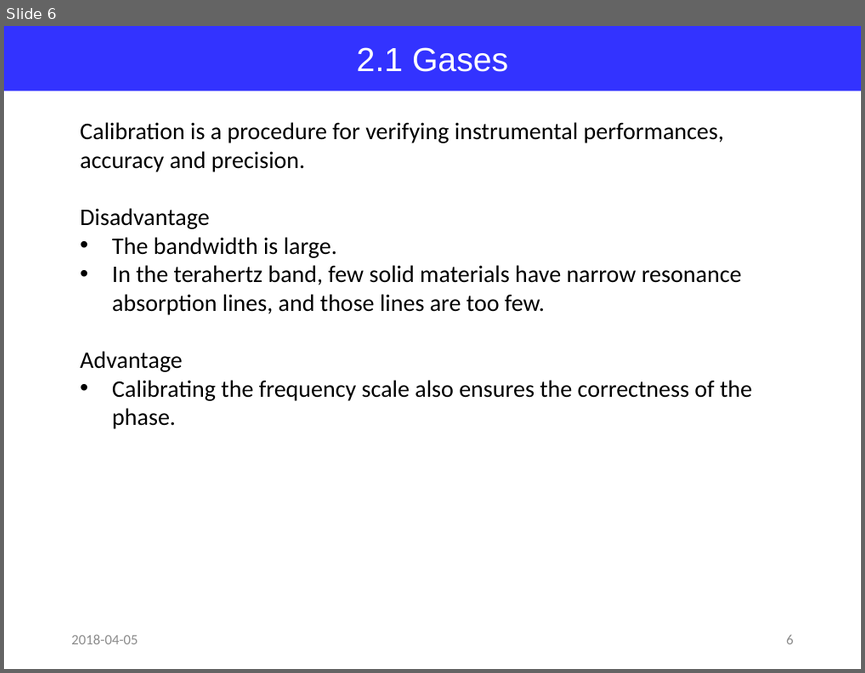
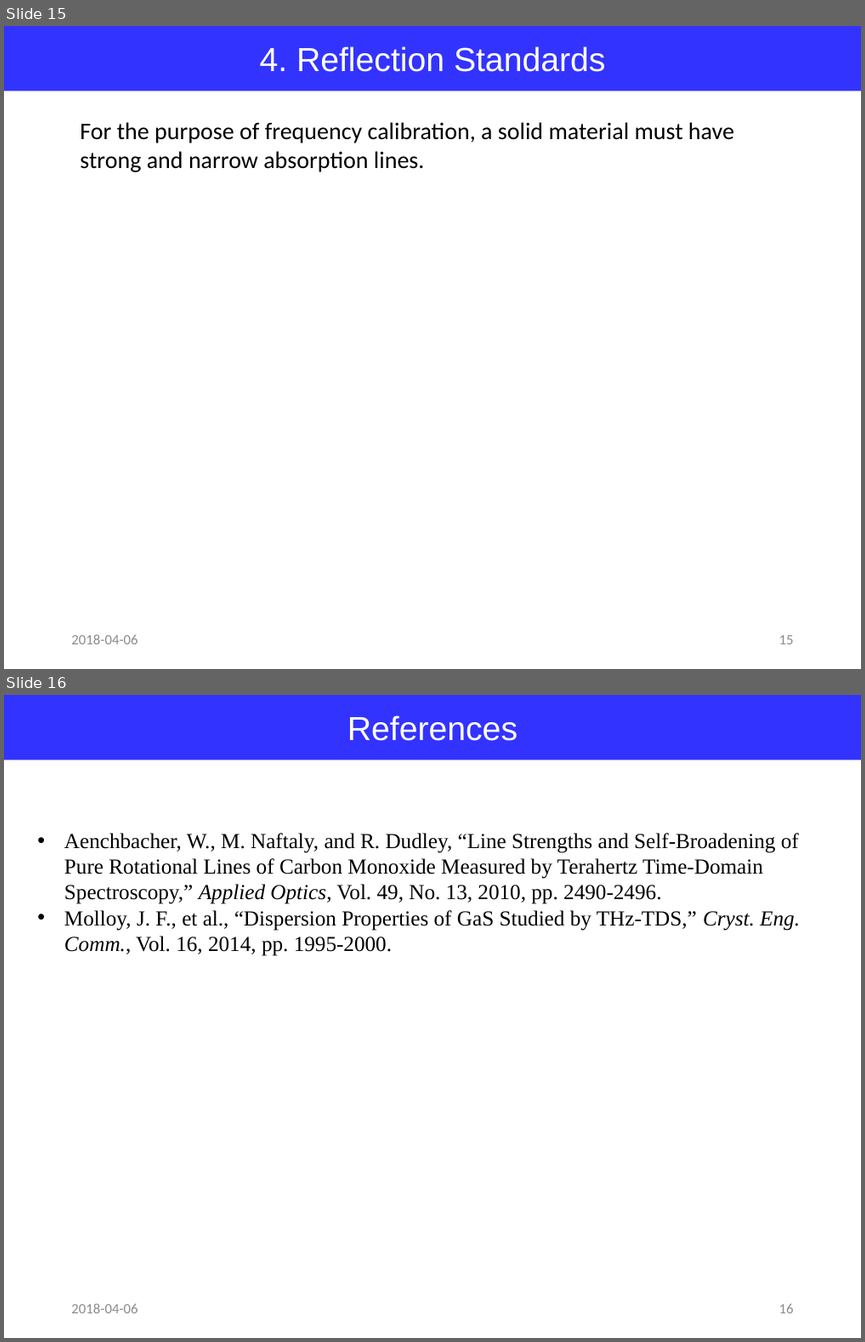
Before and after one commit to jglee96/NBTP_Lab, a slide deck: Terahertz Metrology/Ch6/Terahertz Metrology_Ch6.pptx. Shown one above the other, each under a label of ours: slide 6 before the commit, slides 15 and 16 after it. The pictures are 865x673 and 865x1342 pixels, drawn with LibreOffice and Linux fonts; fonts in the diff are those of the drawing. Boxes give left, top, right and bottom in pixels: in the first picture for what was removed or moved away, otherwise in the second. Text is boxed around its words. In the diff, an @@ line names an element or a change of style, - is before the commit and + after.

```diff
--- a/Terahertz Metrology/Ch6/Terahertz Metrology_Ch6.pptx
+++ b/Terahertz Metrology/Ch6/Terahertz Metrology_Ch6.pptx
@@ slide 16 added at (4, 695, 861, 1338), background #FFFFFF @@
@@ rectangle added at (4, 695, 861, 760), fill #3333FF, 28 pt, text #FFFFFF @@
+References
@@ text added at (64, 833, 800, 956), 18 pt, text #000000 @@
+• Aenchbacher, W., M. Naftaly, and R. Dudley, “Line Strengths and Self-Broadening of Pure Rotational Lines of Carbon Monoxide Measured by Terahertz Time-Domain Spectroscopy,” Applied Optics, Vol. 49, No. 13, 2010, pp. 2490-2496.
+• Molloy, J. F., et al., “Dispersion Properties of GaS Studied by THz-TDS,” Cryst. Eng. Comm., Vol. 16, 2014, pp. 1995-2000.
@@ text added at (71, 1303, 137, 1313), 12 pt, text #8C8C8C @@
+2018-04-06
@@ page number added at (779, 1304, 794, 1313), 12 pt, text #8C8C8C @@
+16
@@ what was slide 6 is now slide 15 @@
@@ slide 15 changed as well @@
@@ text in rectangle at (260, 46, 606, 72): text changed @@
-2.1 Gases
+4. Reflection Standards
@@ text removed at (80, 122, 752, 429) @@
-Calibration is a procedure for verifying instrumental performances, accuracy and precision.
-Disadvantage
-• The bandwidth is large.
-• In the terahertz band, few solid materials have narrow resonance absorption lines, and those lines are too few.
-Advantage
-• Calibrating the frequency scale also ensures the correctness of the phase.
@@ text added at (80, 122, 734, 172), 20 pt, text #000000 @@
+For the purpose of frequency calibration, a solid material must have strong and narrow absorption lines.
@@ text at (71, 634, 137, 644): text changed @@
-2018-04-05
+2018-04-06
@@ page number at (779, 635, 794, 644): text changed @@
-6
+15
```
Also in this commit, not shown: 5 other slides changed, 9 other slides added, 1 slide removed, 11 other files.
